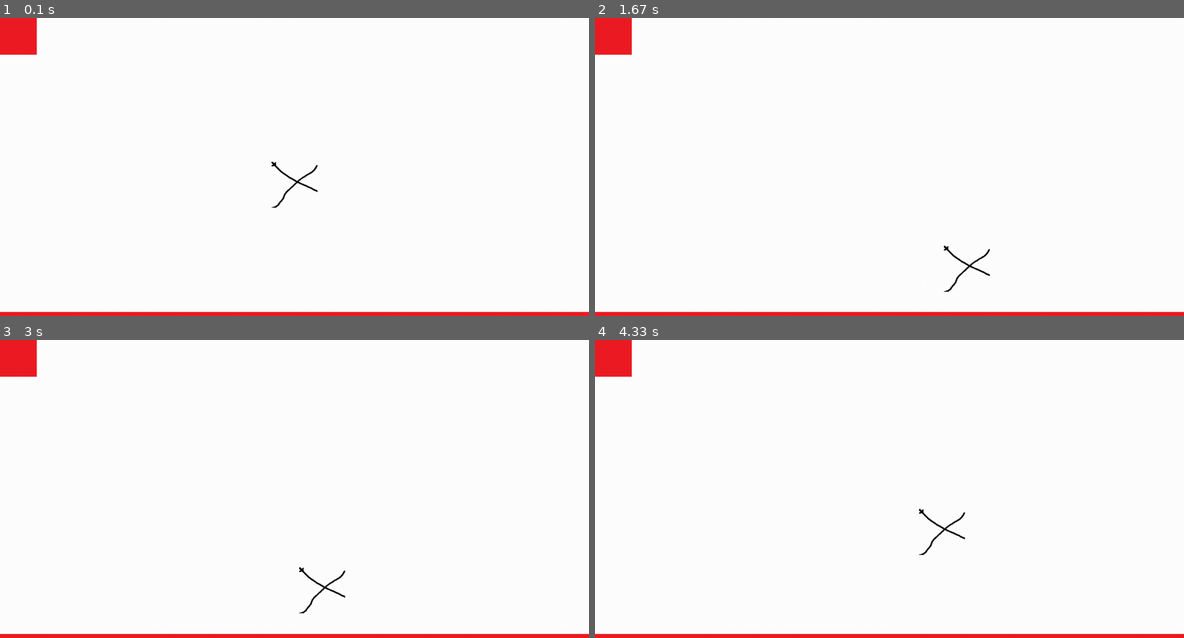
Above: before the commit, frames 1-4 (two rows, left to right).
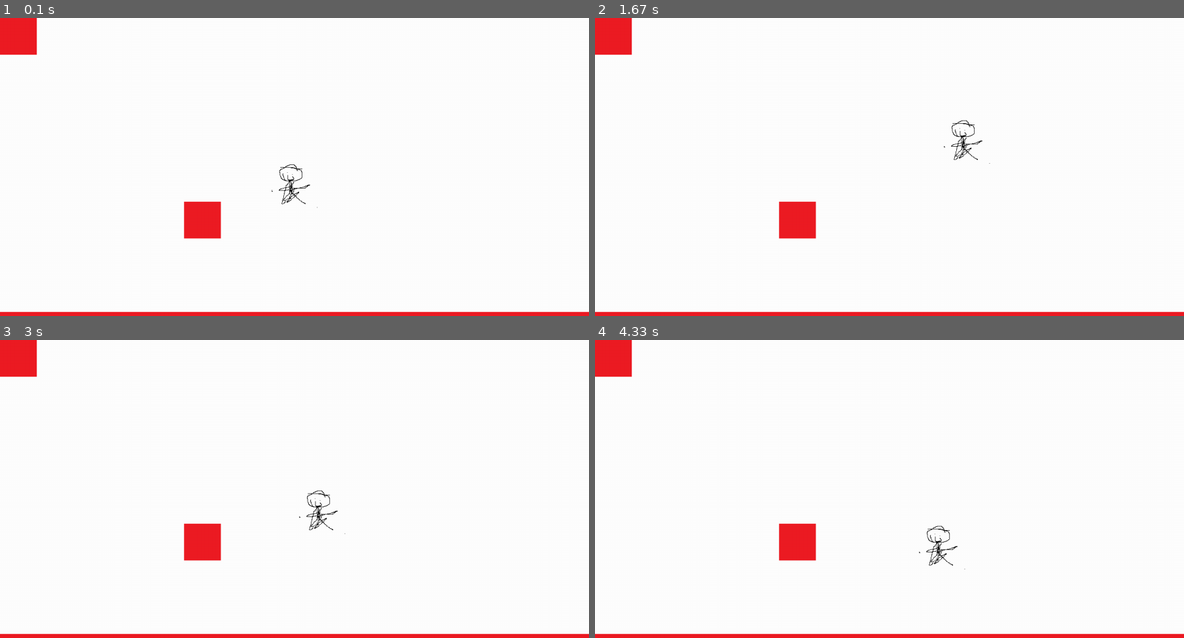
Above: after the commit, the same moments.

Repository: Me07111/Pygame-Platformer
Game: pygame game, started from Code/main.py
Two runs of this game, one before a commit and one after it. Both use one fixed random seed, a clock stepped at 60 frames per second and the inputs below.
Inputs:
- Up to frame 1 (0.1 s): no input
- Up to frame 2 (1.67 s): tap Space at 0.33, 0.73, 1.03, 1.23, 1.53 s; hold D 0.67-1.13 s; hold D 1.17-1.63 s
- Up to frame 3 (3 s): hold A 1.67-2.2 s; tap Space at 1.73, 2.03, 2.3, 2.6, 2.73 s; hold A 2.23-2.63 s; hold D from 2.67 s (still down)
- Up to frame 4 (4.33 s): tap Space at 3.03, 3.4, 3.7, 3.9, 4.2 s; release D at 3.3 s; hold A 3.33-3.8 s; hold D 3.83-4.3 s

The runs differ from the first frame. In frame 1, 1.1% of the frame differs, in the area x 31-54%, y 48-75%; in frame 2, 1.1%; in frame 3, 1.1%, in the area x 31-59%, y 50-92%; in frame 4, 1.1%.

Commit message:
added gameTime and multijump

Diff:
--- a/Code/config.py
+++ b/Code/config.py
@@ -4,7 +4,7 @@
     ["o","o","o","o","o","o","o","o","o","o","o","o","o","o","o","o"],
     ["o","o","o","o","o","o","o","o","o","o","o","o","o","o","o","o"],
     ["o","o","o","o","o","o","o","o","o","o","o","o","o","o","o","o"],
-    ["o","o","o","o","o","o","o","o","o","o","o","o","o","o","o","o"],
+    ["o","o","o","o","o","x","o","o","o","o","o","o","o","o","o","o"],
     ["o","o","o","o","o","o","o","o","o","o","o","o","o","o","o","o"],
     ["o","o","o","o","o","o","o","P","o","o","o","o","o","o","o","o"],
     ["x","x","x","x","x","x","x","x","x","x","x","x","x","x","x","x"]
--- a/Code/level.py
+++ b/Code/level.py
@@ -4,8 +4,9 @@
 from platformBase import PlatformBase
 
 class Level:
-    def __init__(self,screen,width,height,gravity):
+    def __init__(self,screen,width,height,gravity,clock):
         self.screen = screen
+        self.clock = clock
         self.PlayerGroup = pygame.sprite.GroupSingle()
         self.width = width
         self.height = height
@@ -16,10 +17,10 @@
         self.PlayerGroup.add(self.player1)
         self.generatePlatforms()
 
-    def update(self,delta):
+    def update(self,delta,gametime):
         keys = pygame.key.get_pressed()
         self.horizontalUpdate(delta,keys)
-        self.verticalUpdate(delta,keys)
+        self.verticalUpdate(delta,keys,gametime)
         self.PlayerGroup.draw(self.screen)
         self.platforms.draw(self.screen)
 
@@ -38,11 +39,14 @@
 
 
 
-    def verticalUpdate(self,delta,keys):
+    def verticalUpdate(self,delta,keys,gameTime):
         if(keys[pygame.K_SPACE]):
-            if(self.player1.jumpIndex > 0):
+            if(self.player1.jumpIndex > 0 and abs(gameTime-self.player1.lastJumpTime) > self.player1.jumpDelay):
+                self.player1.direction.y = 0
                 self.player1.direction.y -= self.player1.jumpSpeed
                 self.player1.jumpIndex -= 1
+                self.player1.lastJumpTime = gameTime
+
         self.player1.direction.y += (self.player1.direction.y + self.gravity) * delta
         oldPos = self.player1.rect.center
         self.player1.rect.centery += self.player1.direction.y
--- a/Code/main.py
+++ b/Code/main.py
@@ -7,10 +7,12 @@
 screen = pygame.display.set_mode([width, height])
 clock = pygame.time.Clock()
 Framerate  = 60
+#time passed since the game has started in seconds
+gameTime = 0
 
 # Run until the user asks to quit
 
-currentLevel = Level(screen,width,height,10)
+currentLevel = Level(screen,width,height,10,clock)
 currentLevel.setup()
 running = True
 while running:
@@ -23,7 +25,9 @@
     screen.fill((255, 255, 255))
     # Fill the background with white
     delta = clock.tick(60) / 1000
-    currentLevel.update(delta)
+    gameTime += delta
+    print(gameTime)
+    currentLevel.update(delta,gameTime)
     # Flip the display
     pygame.display.flip()
 
--- a/Code/player.py
+++ b/Code/player.py
@@ -6,7 +6,9 @@
         self.direction = pygame.math.Vector2(0,0)
         self.jumpSpeed = 6
         self.jumpIndex = 1
-        self.maxJumps = 1
+        self.maxJumps = 2
+        self.jumpDelay = 0.35
+        self.lastJumpTime = -self.jumpDelay
         self.speed = 200
         self.color = color
         self.surface = surface
Binary file changed: Graphics/Character.png
